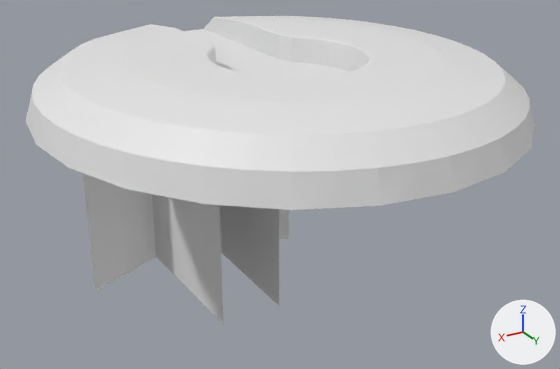
An edit to the OBJ model Tiny_Giant/Assets/Assets/StartingArea.obj, drawn before and after from the same camera.
Rendered twice from a 50 mm camera at (38.3, 62.4, 20.6) aimed at (-0.8, -2.8, -12.0). Every picture has the same lights, and +X, +Y and +Z are marked at lower right. Where no turn or scale is listed for an object, it has been applied to the vertices. Vertices at the same position are counted once.

In view in the first picture: 'StartingArea'.
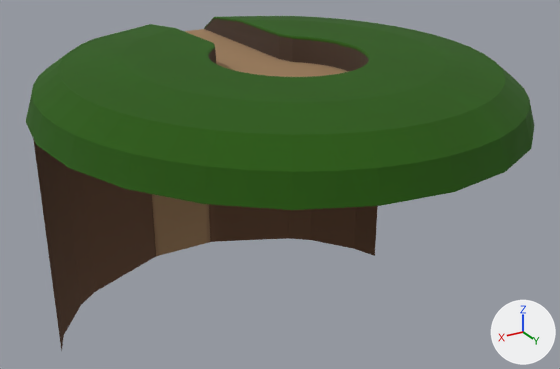
The change in detail:
Picture 'StartGroundTexture.png' (img_startgroundtexture_png) is new.
Picture 'StartingAreaTexture.png' (img_startingareatexture_png) is new.
Material 'StartingAreaGround' (mat_startingareaground) is new.
Its texture is img_startgroundtexture_png.
Its roughness is 1.0.
Material 'StartingArea' (mat_startingarea) is new.
Its texture is img_startingareatexture_png.
Its roughness is 1.0.
me_startingarea is used by ob_startingarea; location (0.0, 0.0, 0.0).
me_startingarea had 940 vertices, 908 faces, 1 loose edge and spanned x -23.9..23.9, y -28.0..23.7, z -31.0..2.7.
me_startingarea now has 950 vertices, 912 faces, 1 loose edge and spans x -23.9..23.9, y -28.0..23.7, z -31.0..2.7.
Part 1, on me_startingarea:
4 vertices are removed from x -4.0..4.0, y -18.1..-8.1, z -31.0.
4 faces are deleted.
14 new vertices lie (0.0, 0.0, -28.3) away from vertices in x -21.9..21.9, y -23.1..-12.5, z -2.7.
8 new faces join them, mat_startingarea (picture img_startingareatexture_png).
me_startingarea part 2: 894 faces spanning x -23.9..23.9, y -28.0..23.7, z -31.0..2.7 switch from no material to mat_startingarea (picture img_startingareatexture_png).
me_startingarea part 3: 10 faces spanning x -7.3..7.3, y -27.8..8.1, z -31.0..0.0 switch from no material to mat_startingareaground (picture img_startgroundtexture_png).

What differs and where, as boxes (x1, y1, x2, y2) in the pictures (560 x 369 px):
'StartingArea', reshaped (8% taller)
    before: (26, 16, 534, 325)
    after: (26, 16, 534, 351)
part 1 of me_startingarea, built on
    before: (152, 194, 279, 325)
    after: (33, 139, 378, 351)
part 2 of me_startingarea, recoloured (white to green)
    both: (26, 16, 534, 292)
part 3 of me_startingarea, recoloured (white to brown)
    before: (184, 29, 349, 77)
    after: (152, 29, 349, 256)
